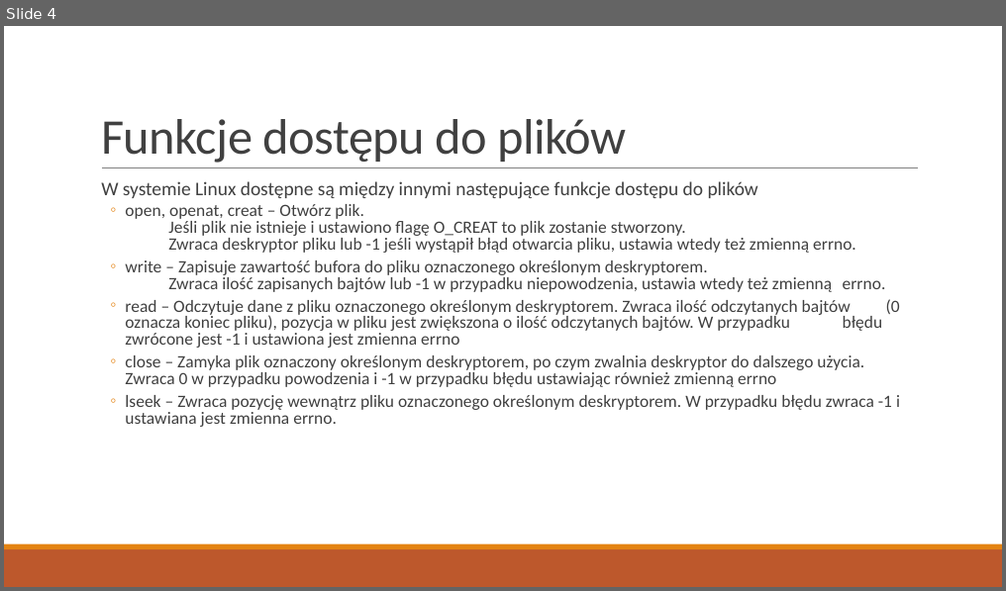
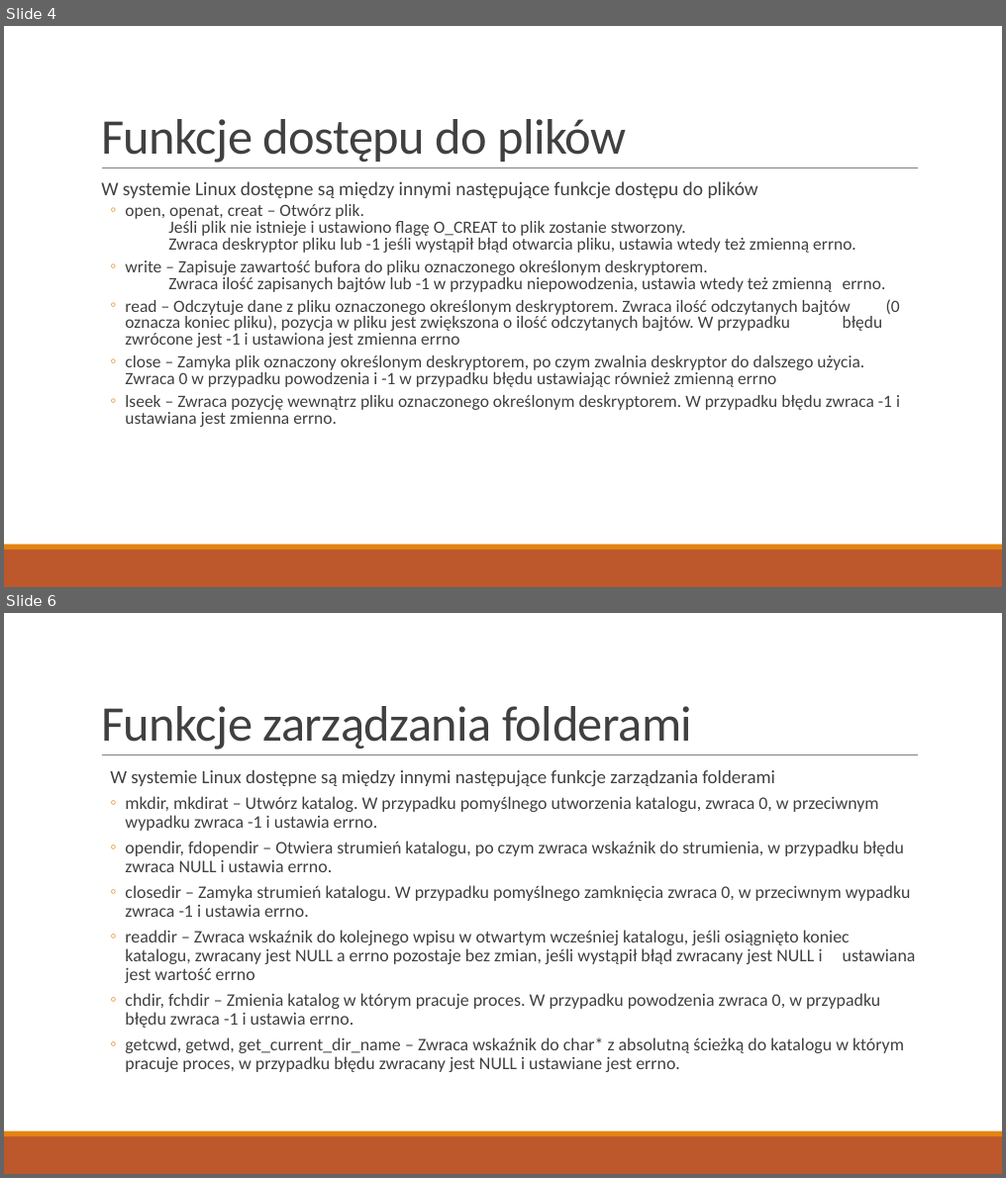
Before and after one commit to Epacik/ZaliczenieSystemowOperacyjnych, a slide deck: Projekt - Damian Kuśmierz.pptx. Shown one above the other, each under a label of ours: slide 4 before the commit, slides 4 and 6 after it; the slides between them are not shown. The pictures are 1006x591 and 1006x1178 pixels, drawn with LibreOffice and Linux fonts; fonts in the diff are those of the drawing. Boxes give left, top, right and bottom in pixels: in the first picture for what was removed or moved away, otherwise in the second. Text is boxed around its words. In the diff, an @@ line names an element or a change of style, - is before the commit and + after.

```diff
--- a/Projekt - Damian Kuśmierz.pptx
+++ b/Projekt - Damian Kuśmierz.pptx
@@ slide 6 added at (4,613,1002,1174), background #FFFFFF; not listed: 3 template elements that a slide beside it also shows @@
@@ title added at (101,706,692,750), 48 pt, text #404040 @@
+Funkcje zarządzania folderami
@@ text added at (110,770,916,1072), 17 pt, text #404040 @@
+  W systemie Linux dostępne są między innymi następujące funkcje zarządzania folderami
+  ◦ mkdir, mkdirat – Utwórz katalog. W przypadku pomyślnego utworzenia katalogu, zwraca 0, w przeciwnym wypadku zwraca -1 i ustawia errno.
+  ◦ opendir, fdopendir – Otwiera strumień katalogu, po czym zwraca wskaźnik do strumienia, w przypadku błędu zwraca NULL i ustawia errno.
+  ◦ closedir – Zamyka strumień katalogu. W przypadku pomyślnego zamknięcia zwraca 0, w przeciwnym wypadku zwraca -1 i ustawia errno.
+  ◦ readdir – Zwraca wskaźnik do kolejnego wpisu w otwartym wcześniej katalogu, jeśli osiągnięto koniec katalogu, zwracany jest NULL a errno pozostaje bez zmian, jeśli wystąpił błąd zwracany jest NULL i ustawiana jest wartość errno
+  ◦ chdir, fchdir – Zmienia katalog w którym pracuje proces. W przypadku powodzenia zwraca 0, w przypadku błędu zwraca -1 i ustawia errno.
+  ◦ getcwd, getwd, get_current_dir_name – Zwraca wskaźnik do char* z absolutną ścieżką do katalogu w którym pracuje proces, w przypadku błędu zwracany jest NULL i ustawiane jest errno.
```
Also in this commit, not shown: 1 slide changed, 3 other slides added, 1 slide removed.
